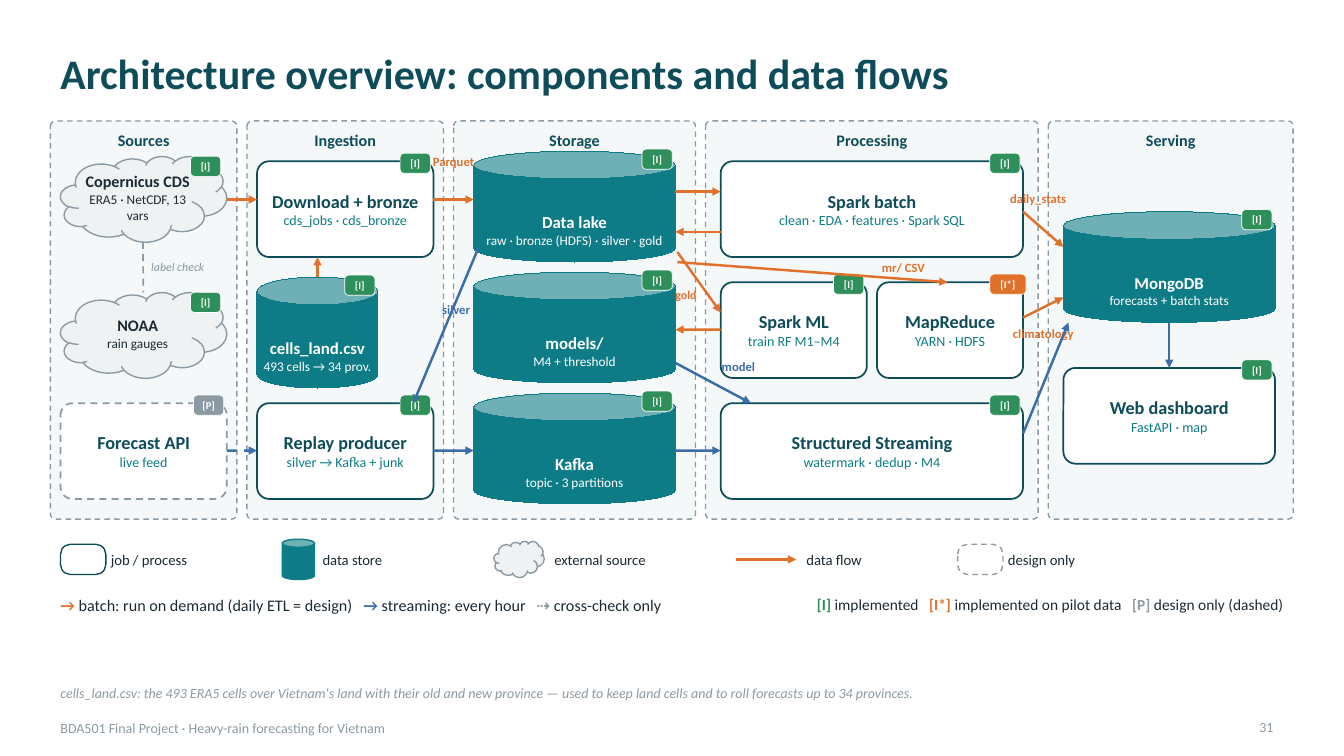
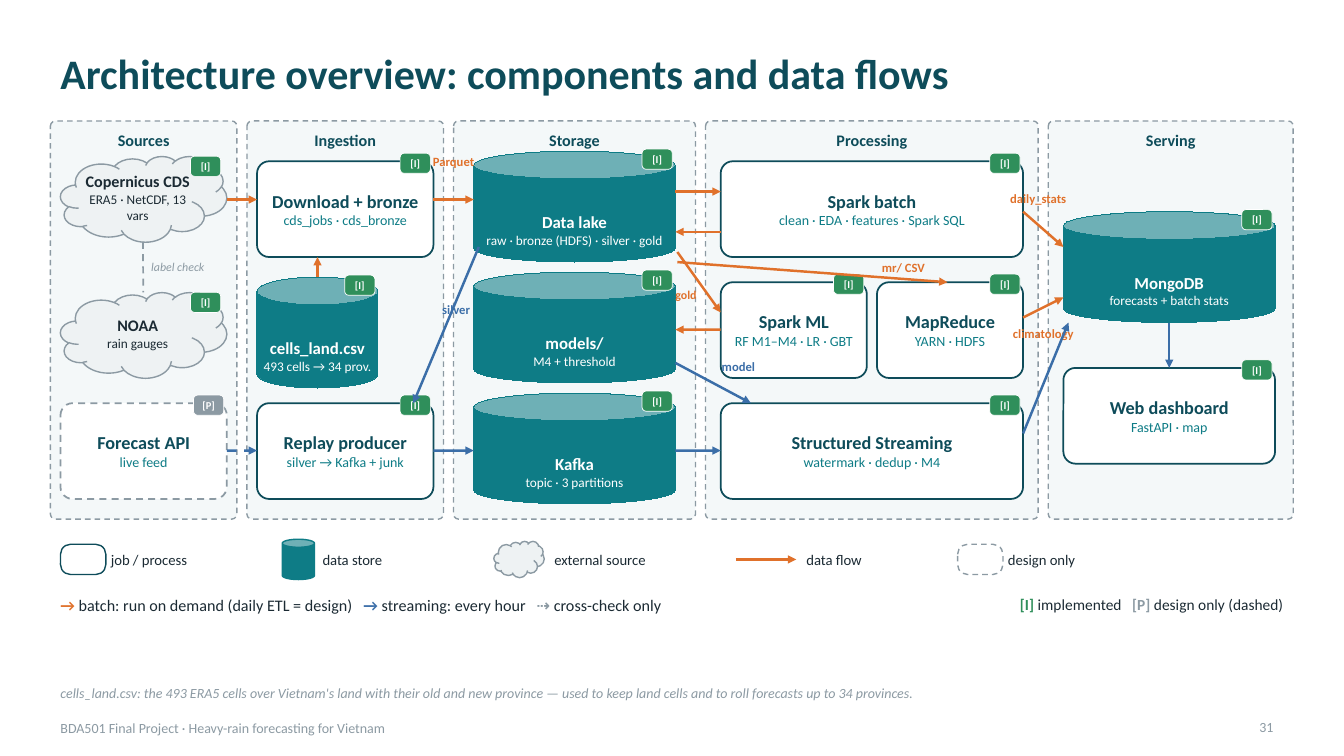
Before and after one commit to PhamLeTanThinh/BDA501_weather, a slide deck: slide 31 of deck/BDA501_Heavy_Rain_Forecast.pptx. Drawn at 1344x756 pixels with LibreOffice and Linux fonts; fonts in the diff are those of the drawing. Boxes give left, top, right and bottom in pixels: in the first picture for what was removed or moved away, otherwise in the second. Text is boxed around its words. In the diff, an @@ line names an element or a change of style, - is before the commit and + after.

```diff
--- a/deck/BDA501_Heavy_Rain_Forecast.pptx
+++ b/deck/BDA501_Heavy_Rain_Forecast.pptx
@@ rounded rectangle "[I]": place and size @@
-rounded rectangle "[I]" at <box>990,274,1026,294</box>
+rounded rectangle "[I]" at <box>990,274,1020,294</box>
@@ rounded rectangle "[I]" at <box>990,274,1020,294</box>: fill #E0712B to #2F8F5B @@
@@ text in rounded rectangle at <box>1000,280,1010,290</box>: text changed @@
-[I*]
+[I]
@@ text in rounded rectangle at <box>735,337,853,346</box>: text changed @@
-train RF M1–M4
+RF M1–M4 · LR · GBT
@@ text at <box>1020,598,1283,613</box>: text changed @@
-[I] implemented [I*] implemented on pilot data [P] design only (dashed)
+[I] implemented [P] design only (dashed)
```
Also in this commit, not shown: 13 other slides changed, 38 other files.
